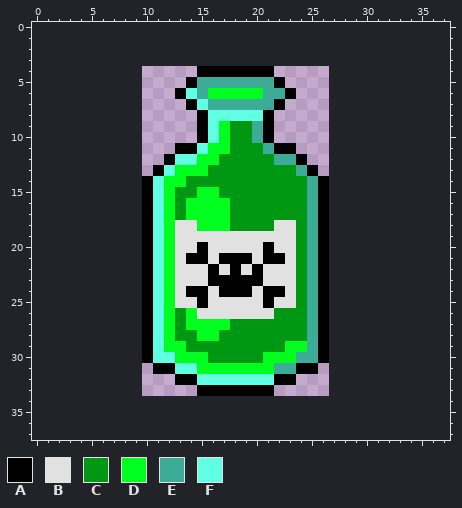
Edited in one commit: pixel-art sprite (data/food/PoisonedFood.png). The first picture shows the starting point.
The file is 17x30 pixels. Pixels under 10% opacity are left out. Colours within 5 levels of each other are drawn and written as one. The old version is drawn lined up with the new one, on the new canvas.
Palette (. is transparent): A #000000  B #e1e1e1  C #009812  D #00ff1e  E #3cab97  F #60ffe3
Pixels before, first column x 10:
 4 .....AAAAAAA.....
 5 ....AEEEEEEEA....
 6 ...AFEDDDDDEEA...
 7 ....AFEEEEEEA....
 8 .....AFFFFFA.....
 9 .....AFDCCEA.....
10 .....AFDCCEA.....
11 ...AAFDDCCCEAA...
12 ..AFFDDCCCCCEEA..
13 .AFDDDCCCCCCCCEA.
14 AFDDCCCCCCCCCCCEA
15 AFDCCDDCCCCCCCCEA
16 AFDCDDDDCCCCCCCEA
17 AFDCDDDDCCCCCCCEA
18 AFDBBDDDCCCCBBCEA
19 AFDBBBBBBBBBBBCEA
20 AFDBBABBBBBABBCEA
21 AFDBAABAAABAABCEA
22 AFDBBBABABABBBCEA
23 AFDBBBAAAAABBBCEA
24 AFDBAABAAABAABCEA
25 AFDBBABBBBBABBCEA
26 AFDCDBBBBBBBCCCEA
27 AFDCDDDDCCCCCCCEA
28 AFDCCDDCCCCCCCCEA
29 AFDDCCCCCCCCCDDEA
30 AFFDDDCCCCCDDDEEA
31 .AAFFDDDDDDDEEAA.
32 ...AAFFFFFFFAA...
33 .....AAAAAAA.....
The result:
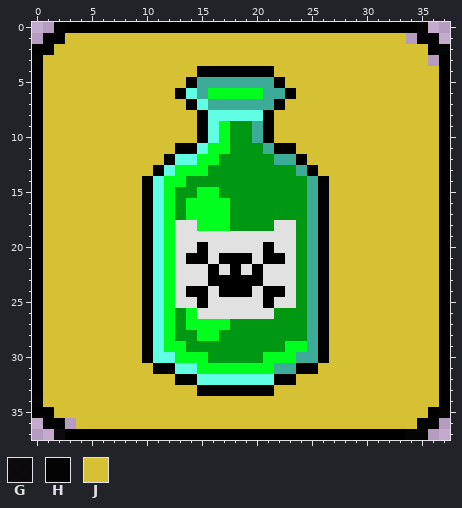
Colours new in this view: G #000000ee  H #000000f9  J #d6c134
Change:
canvas 17x30 -> 38x38, the old top-left corner now at 10,4
Colour A now appears in row 0 at x 3 to 34; in row 1 at x 1 to 2 and 35 to 36; in row 2 at x 0 to 1 and 36; in row 3 at x 37; in rows 4 to 33 at x 0 and 37; in row 34 at x 37.
Colour A now appears in row 35 at x 0 to 1 and 36; in row 36 at x 1 to 2 and 35 to 36; in row 37 at x 3 to 33.
Colour G now appears in row 37 at x 2.
Colour H now appears in row 0 at x 2 and 35; in row 2 at x 37; in row 3 at x 0; in row 34 at x 0; in row 35 at x 37; in row 37 at x 34 to 35.
Colour J now appears in row 1 at x 3 to 33; in row 2 at x 2 to 35; in row 3 at x 1 to 35; in row 4 at x 1 to 14 and 22 to 36; in row 5 at x 1 to 13 and 23 to 36; in row 6 at x 1 to 12 and 24 to 36.
Colour J now appears in row 7 at x 1 to 13 and 23 to 36; in rows 8 to 10 at x 1 to 14 and 22 to 36; in row 11 at x 1 to 12 and 24 to 36; in row 12 at x 1 to 11 and 25 to 36; in row 13 at x 1 to 10 and 26 to 36; in rows 14 to 30 at x 1 to 9 and 27 to 36.
Colour J now appears in row 31 at x 1 to 10 and 26 to 36; in row 32 at x 1 to 12 and 24 to 36; in row 33 at x 1 to 14 and 22 to 36; in row 34 at x 1 to 36; in row 35 at x 2 to 35; in row 36 at x 4 to 34.
